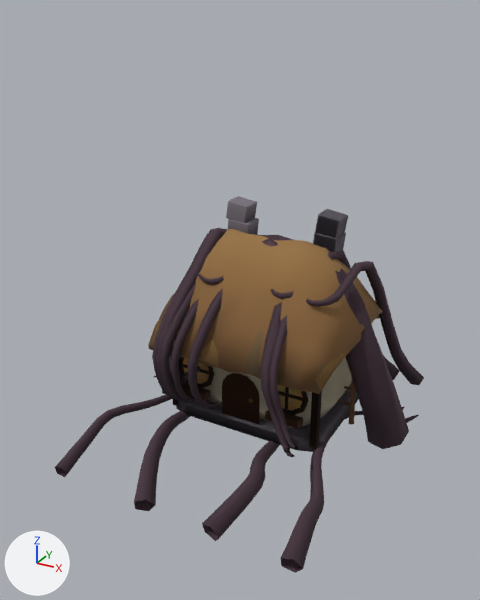
An edit to the glTF model games/burn-down-a-forest/models/village.glb, drawn before and after from the same camera.
Camera for both pictures: a 50 mm lens placed at (6.16, -12.77, 8.9), pointed at (-0.29, -1.06, 3.05). Every picture has the same lights, and +X, +Y and +Z are marked at lower left. The older version comes first. Vertices at exactly the same position are counted once.

Objects in the first picture: 'cottage_a', 'cottage_b', 'cottage_c', 'ground_roots', 'root_arch' and 1 more.
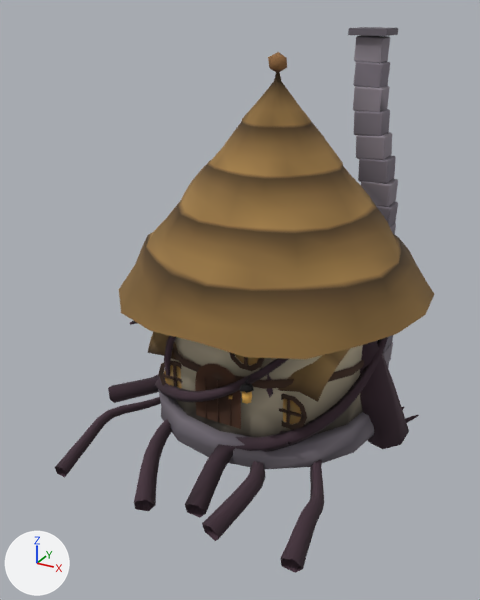
What differs and where, as boxes [x1, y1, x2, y2] in the pictures (480 x 600 px; the box of a moved part takes in the faces that stretch with it):
'lodge', added (brown)
    after: [108, 27, 434, 518]
'cottage_c', reshaped (mostly hidden afterwards)
    before: [149, 209, 399, 452]
    after: [147, 332, 351, 445]
'cottage_b', deleted
    before: [149, 196, 424, 449]
'cottage_a', deleted
    before: [148, 283, 382, 457]
part 1 of me_cottage_c, moved or reshaped (not visible afterwards)
    before: [283, 391, 309, 415]
part 2 of me_cottage_c, moved or reshaped (not visible afterwards)
    before: [265, 410, 303, 429]
part 3 of me_cottage_c, moved or reshaped (not visible afterwards)
    before: [179, 357, 214, 388]
part 4 of me_cottage_c, moved or reshaped (not visible afterwards)
    before: [181, 383, 211, 401]
part 5 of me_cottage_c, moved or reshaped (not visible afterwards)
    before: [313, 232, 346, 252]
part 6 of me_cottage_c, moved or reshaped (not visible afterwards)
    before: [315, 209, 348, 238]
part 7 of me_cottage_c, rebuilt
    before: [156, 228, 227, 402]
    after: [164, 335, 176, 375]
part 8 of me_cottage_c, rebuilt (mostly hidden afterwards)
    before: [260, 302, 290, 450]
    after: [266, 374, 290, 445]
part 9 of me_cottage_c, rebuilt (not visible afterwards)
    before: [199, 357, 352, 427]
part 10 of me_cottage_c, deleted
    before: [285, 387, 289, 411]
part 11 of me_cottage_c, deleted
    before: [278, 391, 303, 401]
part 12 of me_cottage_c, deleted
    before: [181, 364, 210, 375]
part 13 of me_cottage_c, moved or reshaped
    before: [149, 229, 399, 424]
    after: [147, 332, 351, 402]
part 14 of me_cottage_c, recoloured
    before: [176, 383, 359, 452]

Diff of the bpy script that builds the scene:
```diff
--- a/games/burn-down-a-forest/models/village.glb.py
+++ b/games/burn-down-a-forest/models/village.glb.py
@@ me_cottage_c @@
 # used by ob_cottage_c; location = (0.0, 0.0, 0.0)
-me_cottage_c.from_pydata(...)  # 1512 vertices, 2811 faces; spans x -3.45..2.35, y -2.57..3.29, z -0.39..4.81
+me_cottage_c.from_pydata(...)  # 1442 vertices, 2689 faces; spans x -2.61..2.35, y -2.46..3.27, z -0.36..4.81
+# me_cottage_c part 1: the loose piece of 20 vertices spanning x 0.65..1.65, y -1.59, z 0.87..1.83 is scaled about its middle by (0.955, 1, 0.955)
+# me_cottage_c part 2: the loose piece of 56 vertices spanning x 0.75..1.55, y -1.83..-1.61, z 0.75..0.91 is moved by (0.0, 0.0, 0.02)
+# me_cottage_c part 3: the loose piece of 20 vertices spanning x -1.65..-0.65, y -1.59, z 0.87..1.83 is scaled about its middle by (0.955, 1, 0.955)
+# me_cottage_c part 4: the loose piece of 56 vertices spanning x -1.55..-0.75, y -1.83..-1.61, z 0.75..0.91 is moved by (0.0, 0.0, 0.02)
+# me_cottage_c part 5: the loose piece of 56 vertices spanning x 0.79..1.39, y 0.28..0.82, z 3.9..4.38 is moved by (-2.2, 0.0, 0.0)
+# me_cottage_c part 6: the loose piece of 56 vertices spanning x 0.84..1.42, y 0.3..0.81, z 4.31..4.81 is moved by (-2.29, 0.0, 0.0)
+# me_cottage_c part 7: the loose piece of 110 vertices spanning x -2.73..-1.02, y -2.33..3.29, z -0.39..4.17 is rebuilt with 110 vertices and now spans x -2.41..-1.1, y -2.3..3.23, z -0.32..3.93
+# me_cottage_c part 8: the loose piece of 110 vertices spanning x 0.62..1.85, y -2.57..3.28, z -0.37..4.14 is rebuilt with 110 vertices and now spans x 0.71..1.89, y -2.46..3.25, z -0.34..3.93
+# me_cottage_c part 9: the loose piece of 56 vertices spanning x -1.86..1.86, y -1.55..1.55, z 0.0..2.3 is rebuilt with 56 vertices and now spans x -1.86..1.86, y -1.55..1.55, z 0.0..2.3
+# me_cottage_c part 10: the loose piece of 8 vertices spanning x 1.12..1.18, y -1.62..-1.58, z 0.97..1.73 is deleted
+# me_cottage_c part 11: the loose piece of 8 vertices spanning x 0.77..1.53, y -1.62..-1.58, z 1.32..1.38 is deleted
+# me_cottage_c part 12: the loose piece of 8 vertices spanning x -1.53..-0.77, y -1.62..-1.58, z 1.32..1.38 is deleted
+# me_cottage_c part 13: 2 vertices moved within x 0.25, y -1.62..-1.57, z 0.91; 478 vertices removed from x -3.45..2.35, y -2.36..3.29, z -0.39..4.26; 304 vertices added at x -2.35..2.35, y -2.14..2.14, z 0.3..4.0
+# me_cottage_c part 14: 95 kept faces spanning x -1.92..1.92, y -1.62..1.62, z 0.01..2.35 get new vertex colours
+# other edits to the shape of me_cottage_c do not show in these pictures
 me_cottage_c.materials.append(mat_baked_vertex_colour)
@@ me_lodge @@
+me_lodge.from_pydata(...)  # 2245 vertices, 4063 faces; spans x -3.96..3.5, y -4.16..3.58, z -0.43..8.52
+me_lodge.materials.append(mat_baked_vertex_colour)
@@ ob_cottage_a @@
-ob_cottage_a = bpy.data.objects.new('cottage_a', me_cottage_a)
-ob_cottage_a.location = (0.0, 0.0, 0.0)
@@ ob_cottage_b @@
-ob_cottage_b = bpy.data.objects.new('cottage_b', me_cottage_b)
-ob_cottage_b.location = (0.0, 0.0, 0.0)
@@ ob_lodge @@
+ob_lodge = bpy.data.objects.new('lodge', me_lodge)
+ob_lodge.location = (0.0, 0.0, 0.0)
```
